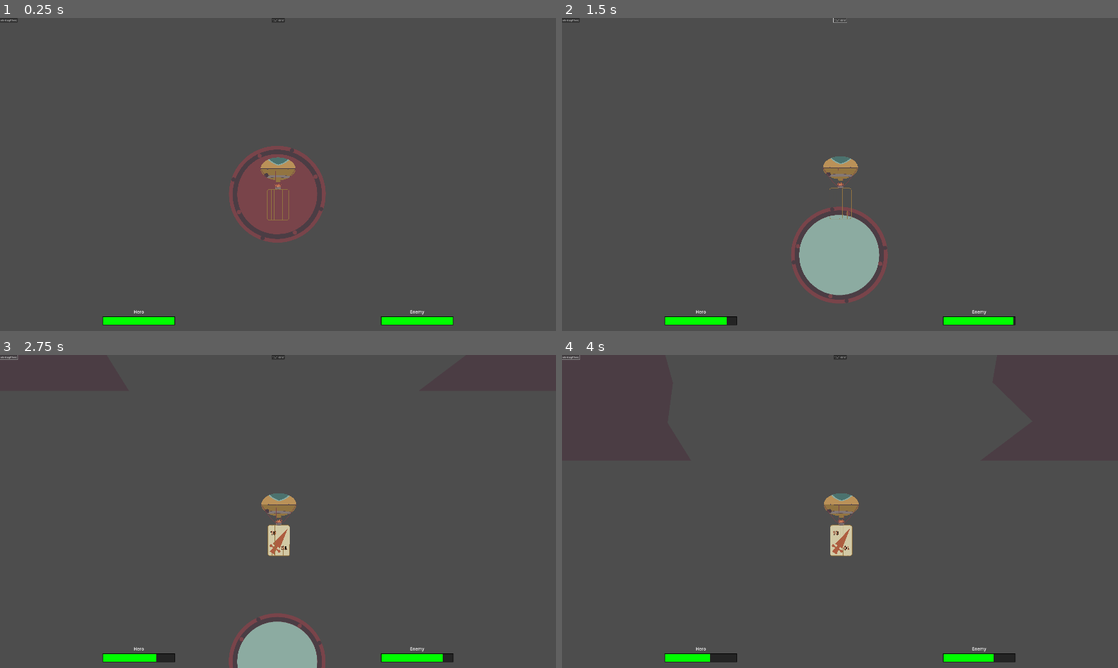
Above: before the commit, frames 1-4 (two rows, left to right).
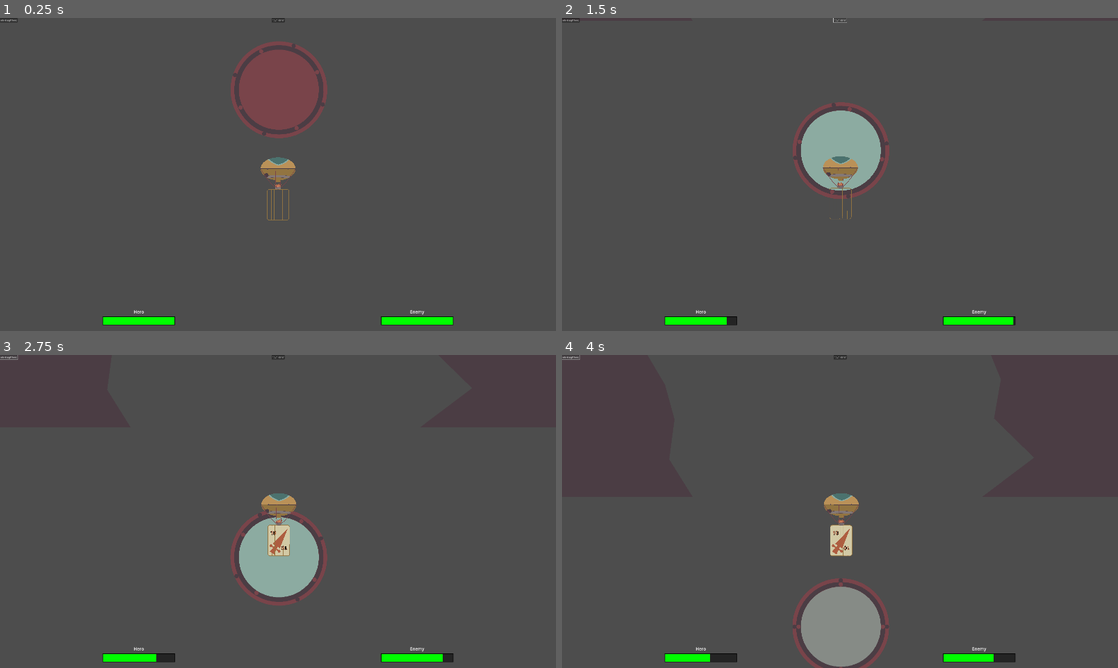
Above: after the commit, the same moments.

Repository: panorb/ludum-dare-53
Game: Godot game, scene res://world.tscn
Same seed, same stepped clock (60 frames per second), same inputs: the game is played once before the commit and once after it.
Inputs:
- Up to frame 1 (0.25 s): no input
- Up to frame 2 (1.5 s): click "ein knopf hero" at 0.5 s; click "novh einer" at 1.25 s
- Up to frame 3 (2.75 s): click "ein knopf hero" at 2 s
- Up to frame 4 (4 s): click "novh einer" at 2.75 s; click "ein knopf hero" at 3.5 s

The runs differ from the first frame. In frame 1, 6.6% of the frame differs, in the area x 41-59%, y 7-72%; in frame 2, 6.6%, in the area x 41-59%, y 26-92%; in frame 3, 5.1%; in frame 4, 3.4%.

Commit message:
Dont ask me

Diff:
--- a/godot/game/game.gd
+++ b/godot/game/game.gd
@@ -9,6 +9,7 @@
 var camera_follow : bool = true
 
 func _ready():
+	# await get_tree().idle_frame
 	camera.position.x = balloon.position.x
 
 	cave.position.y = -Globals.SCREEN_HEIGHT
--- a/godot/game/game.tscn
+++ b/godot/game/game.tscn
@@ -97,13 +97,13 @@
 position = Vector2(1920, 641)
 
 [node name="CardSpawner" parent="." instance=ExtResource("4_sv5h8")]
-position = Vector2(1944, 1869)
+position = Vector2(1944, 897)
 
 [node name="CaveSegment" parent="." instance=ExtResource("6_uxkq5")]
 
 [node name="Balloon" parent="." instance=ExtResource("5_jytc0")]
 z_index = 10
-position = Vector2(1949, 1756)
+position = Vector2(1938, 1505)
 
 [node name="GameCamera" type="Camera2D" parent="."]
 process_callback = 0
Not shown: 1 places in godot/game/game.tscn that only renumber resources
